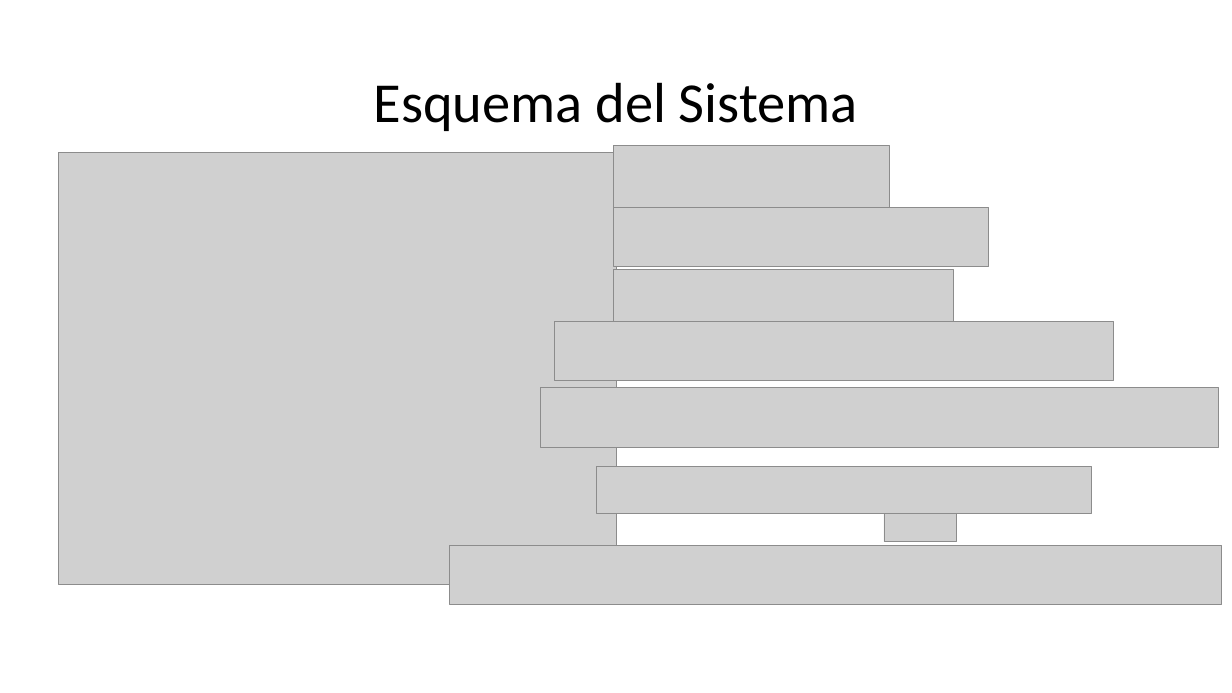
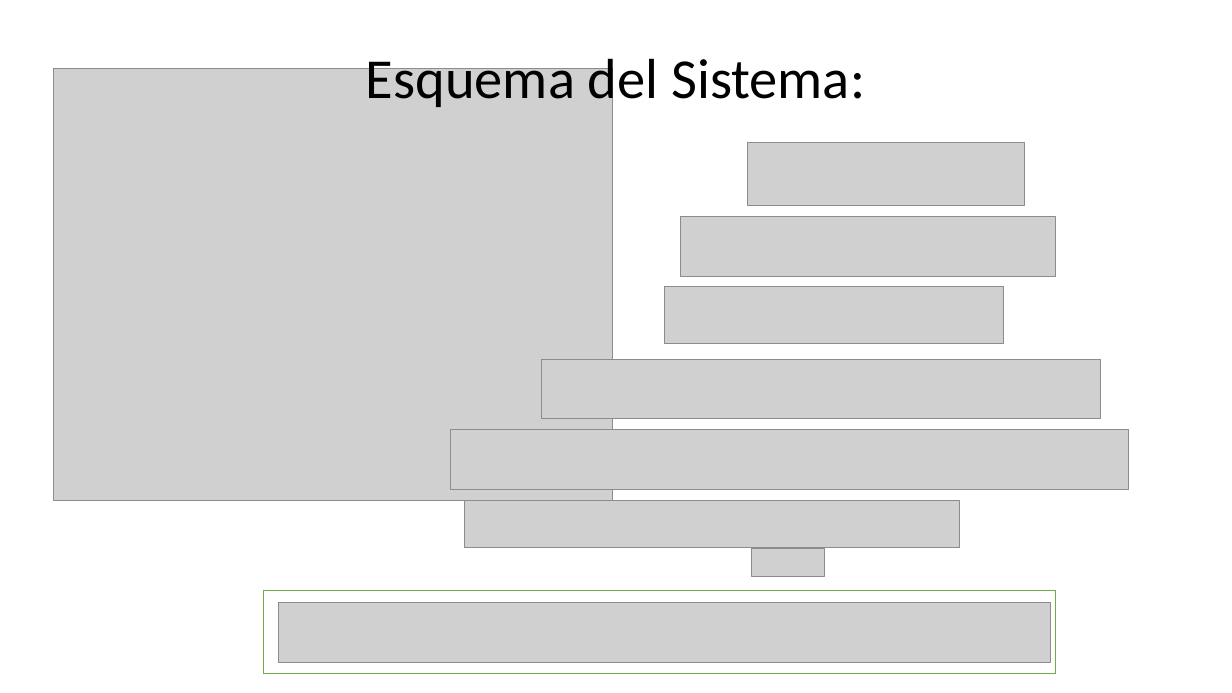
Before and after one commit to tlondero/SistemasDeControl, a slide deck: slide 3 of PID/PID_PALO.pptm. Drawn at 1232x693 pixels with LibreOffice and Linux fonts; fonts in the diff are those of the drawing; grey boxes stand for pictures; background and template pictures are left out. Boxes give left, top, right and bottom in pixels: in the first picture for what was removed or moved away, otherwise in the second. Text is boxed around its words. In the diff, an @@ line names an element or a change of style, - is before the commit and + after.

```diff
--- a/PID/PID_PALO.pptm
+++ b/PID/PID_PALO.pptm
@@ title at [366,50,865,111]: text changed @@
-Esquema del Sistema
+Esquema del Sistema:
@@ picture: place and size @@
-picture at [58,152,617,585]
+picture at [54,68,613,501]
@@ picture: place and size @@
-picture at [614,146,890,209]
+picture at [749,142,1025,205]
@@ text removed at [85,185,1148,625] @@
-• foto
@@ picture: place and size @@
-picture at [614,207,989,267]
+picture at [681,217,1056,277]
@@ picture: place and size @@
-picture at [614,270,953,327]
+picture at [665,287,1004,344]
@@ picture: place and size @@
-picture at [555,321,1115,381]
+picture at [542,360,1102,420]
@@ picture: place and size @@
-picture at [541,388,1219,447]
+picture at [451,430,1129,489]
@@ picture: place and size @@
-picture at [596,467,1092,513]
+picture at [464,501,959,547]
@@ picture: place and size @@
-picture at [884,514,958,542]
+picture at [752,548,825,576]
@@ rectangle added at [263,591,1056,674], fill #FFFFFF, outline #70AD47 1 pt @@
@@ picture: place and size @@
-picture at [450,545,1222,604]
+picture at [278,603,1050,662]
```
Also in this commit, not shown: 3 other slides changed, 1 slide added.
